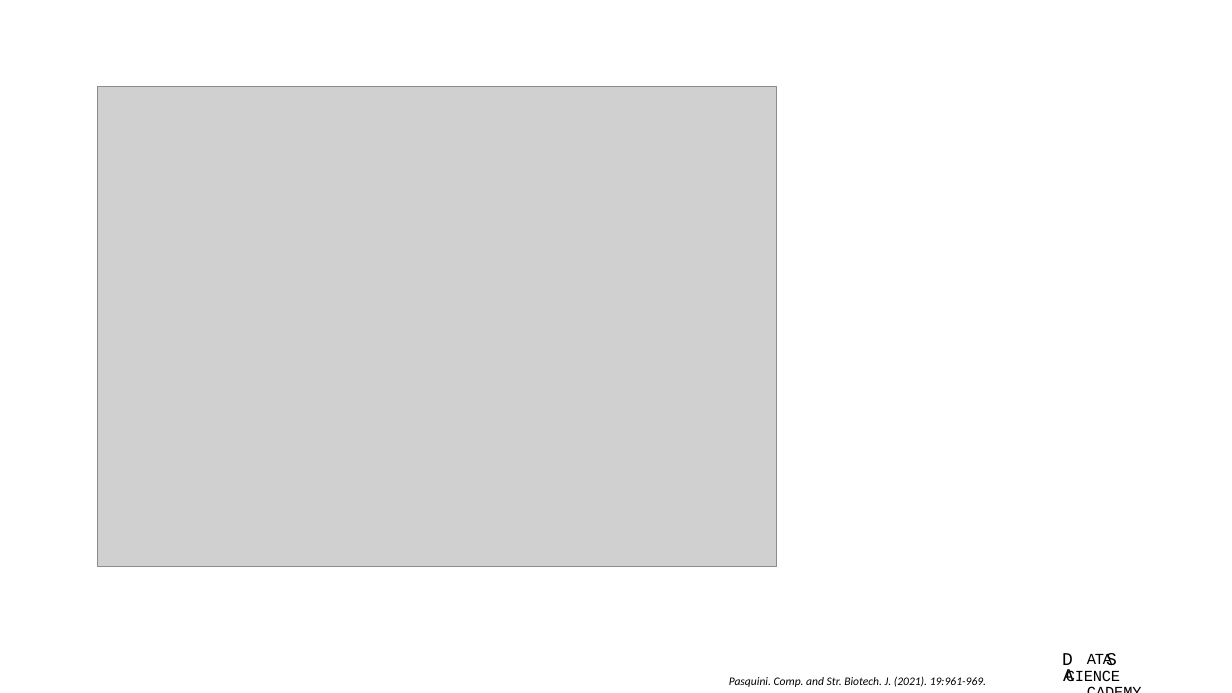
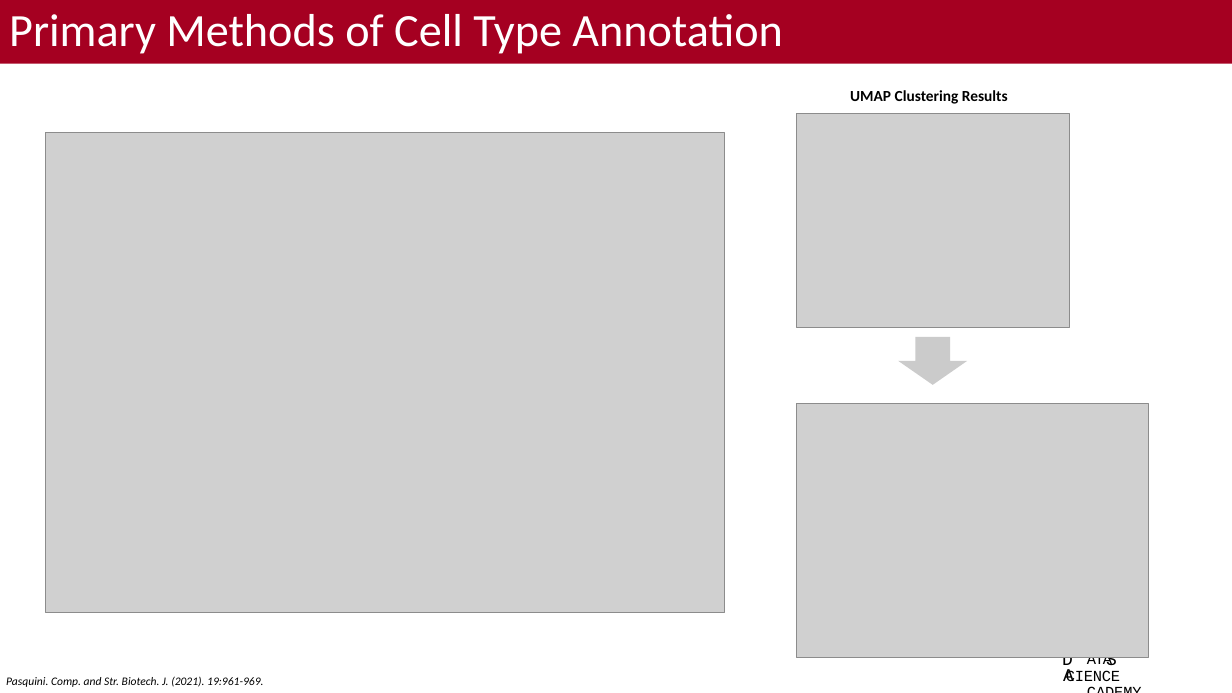
Before and after one commit to bacorli2/scrna_workshop, a slide deck: slide 2 of M4_Seurat_CellType/M5_Seurat_CellType.pptx (slide 4 before the commit). Drawn at 1232x693 pixels with LibreOffice and Linux fonts; fonts in the diff are those of the drawing; grey boxes stand for pictures; background and template pictures are left out. Boxes give left, top, right and bottom in pixels: in the first picture for what was removed or moved away, otherwise in the second. Text is boxed around its words. In the diff, an @@ line names an element or a change of style, - is before the commit and + after.

```diff
--- a/M4_Seurat_CellType/M5_Seurat_CellType.pptx
+++ b/M4_Seurat_CellType/M5_Seurat_CellType.pptx
@@ title added at (0, 0, 1232, 64), fill #A50021, 36 pt, text #FFFFFF @@
+Primary Methods of Cell Type Annotation
@@ picture added at (797, 114, 1069, 327) @@
@@ text added at (850, 90, 1008, 104), 12 pt, text #000000, bold @@
+UMAP Clustering Results
@@ picture: place and size @@
-picture at (98, 87, 776, 567)
+picture at (45, 133, 724, 614)
@@ right arrow added at (898, 337, 967, 385), fill #CBCBCB @@
@@ picture added at (797, 404, 1149, 658) @@
@@ text "Pasquini. Comp. and Str. Biotech. ...": place and size @@
-text "Pasquini. Comp. and Str. Biotech. ..." at (729, 676, 986, 687)
+text "Pasquini. Comp. and Str. Biotech. ..." at (6, 676, 263, 687)
```
Also in this commit, not shown: 3 other slides changed, 2 slides added, 1 other file.
